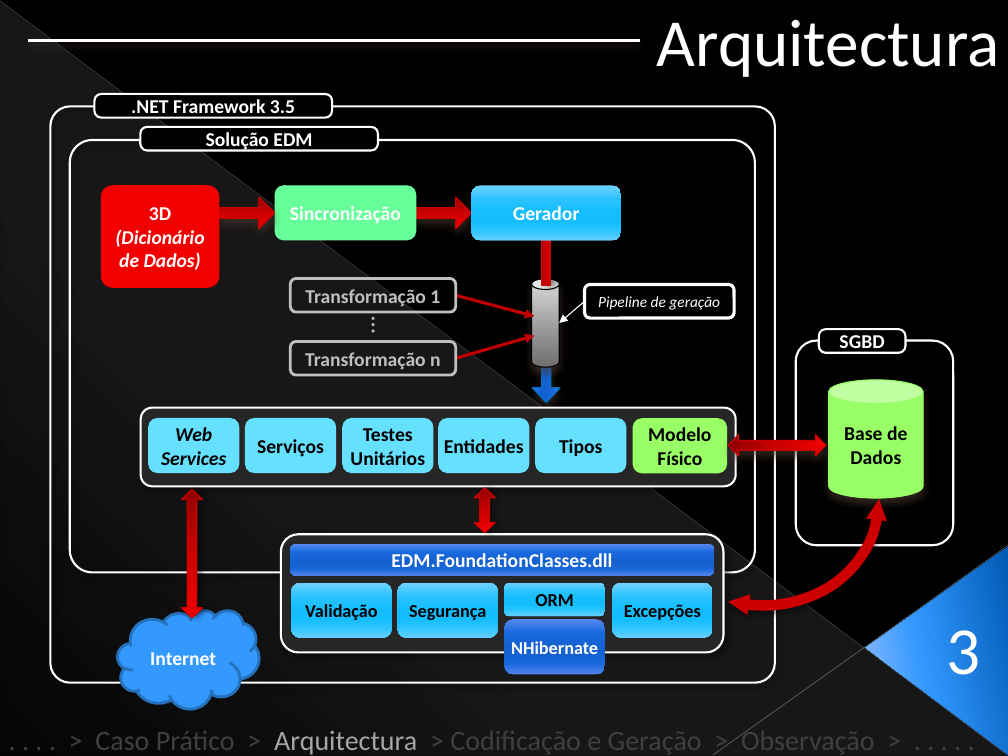
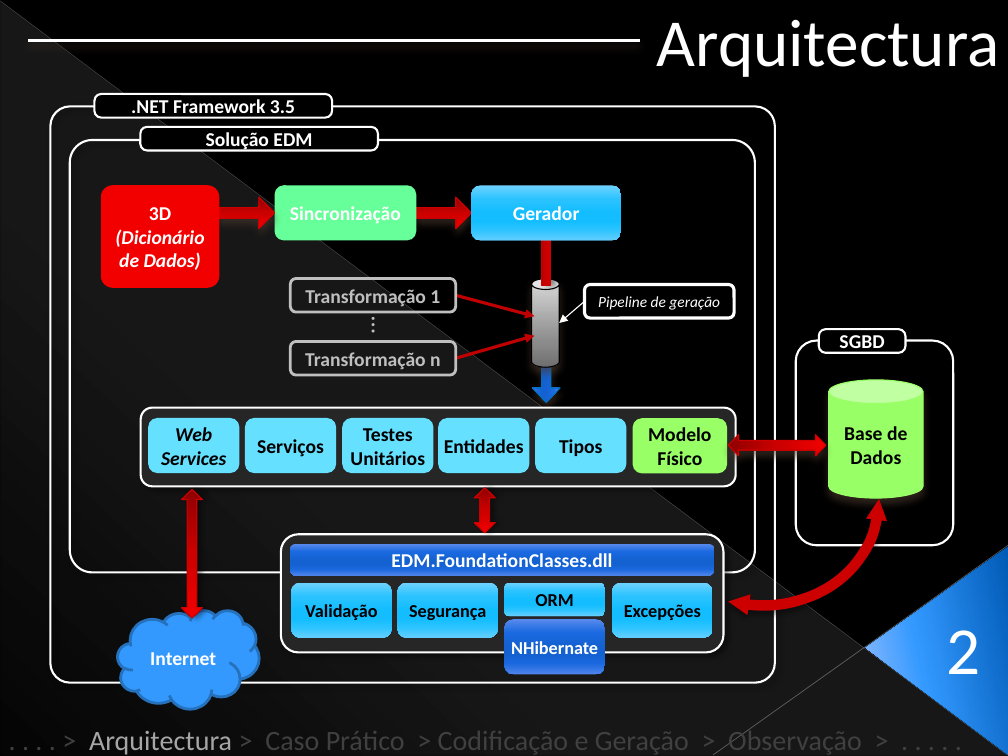
Before and after one commit to Netivski/projectoseminario, a slide deck: slide 12 of Apresentação Final/Presentation Sketch.pptx (slide 17 before the commit). Drawn at 1008x756 pixels with LibreOffice and Linux fonts; fonts in the diff are those of the drawing. Boxes give left, top, right and bottom in pixels: in the first picture for what was removed or moved away, otherwise in the second. Text is boxed around its words. In the diff, an @@ line names an element or a change of style, - is before the commit and + after.

```diff
--- a/Apresentação Final/Presentation Sketch.pptx
+++ b/Apresentação Final/Presentation Sketch.pptx
@@ text at [946,630,980,674]: text changed @@
-3
+2
@@ text at [89,727,862,755]: text changed @@
-. . . . > Caso Prático > Arquitectura > Codificação e Geração > Observação > . . . . .
+. . . . > Arquitectura > Caso Prático > Codificação e Geração > Observação > . . . . .
```
Also in this commit, not shown: 22 other slides changed.
